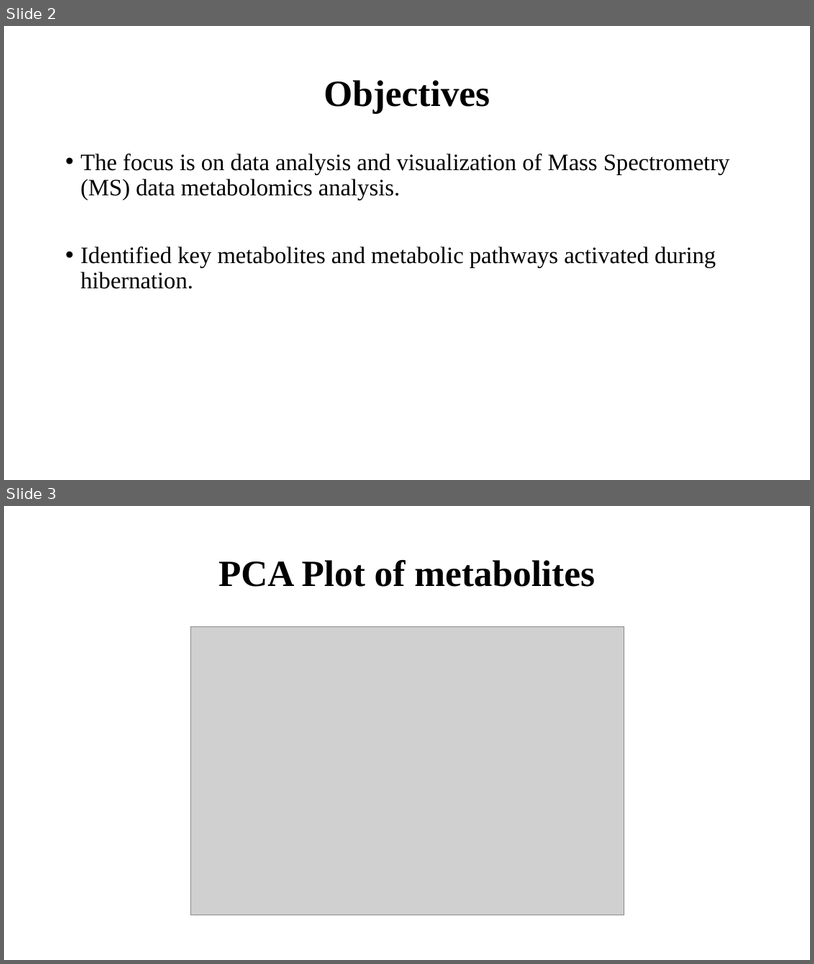
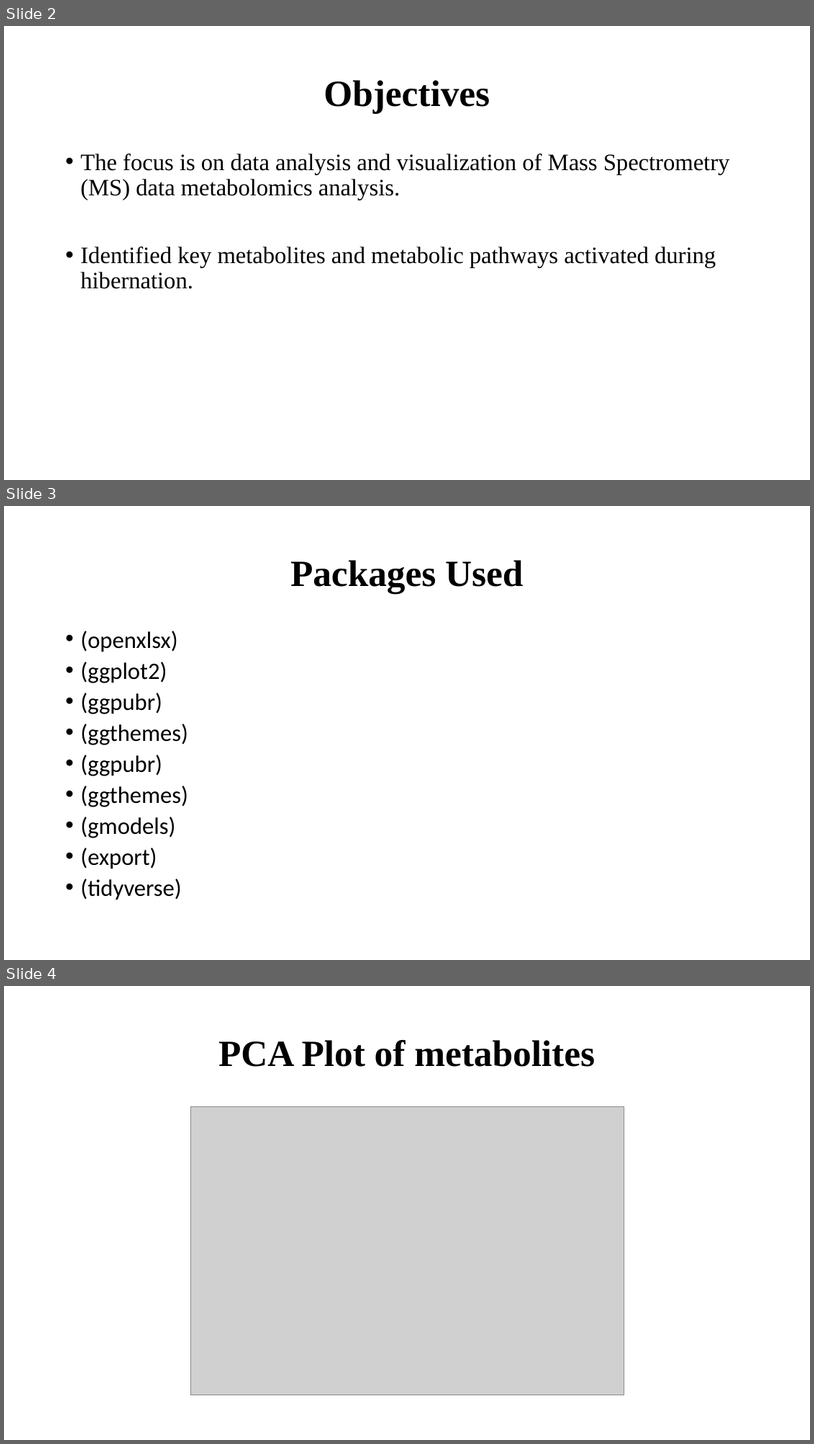
Before and after one commit to AlondraDelmar/BIOS967_Torres, a slide deck: data/last presentation.pptx. Shown one above the other, each under a label of ours: slides 2 and 3 before the commit, slides 2, 3 and 4 after it. The pictures are 814x964 and 814x1444 pixels, drawn with LibreOffice and Linux fonts; fonts in the diff are those of the drawing; grey boxes stand for pictures. Boxes give left, top, right and bottom in pixels: in the first picture for what was removed or moved away, otherwise in the second. Text is boxed around its words. In the diff, an @@ line names an element or a change of style, - is before the commit and + after.

Commit message:
new file

```diff
--- a/data/last presentation.pptx
+++ b/data/last presentation.pptx
@@ slide 3 added at [4, 506, 810, 960], background #FFFFFF @@
@@ title added at [291, 560, 523, 593], 44 pt, text #000000, bold @@
+Packages Used
@@ text added at [80, 631, 188, 900], 28 pt, text #000000 @@
+• (openxlsx)
+• (ggplot2)
+• (ggpubr)
+• (ggthemes)
+• (ggpubr)
+• (ggthemes)
+• (gmodels)
+• (export)
+• (tidyverse)
@@ what was slide 3 is now slide 4 @@
```
